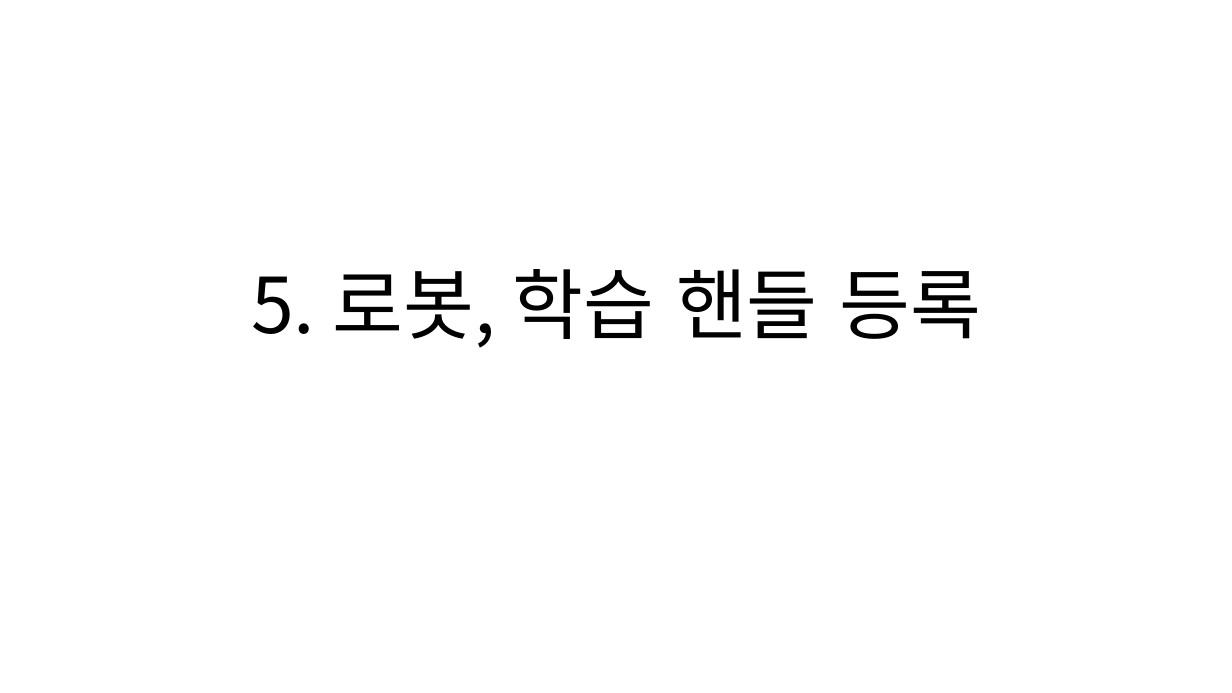
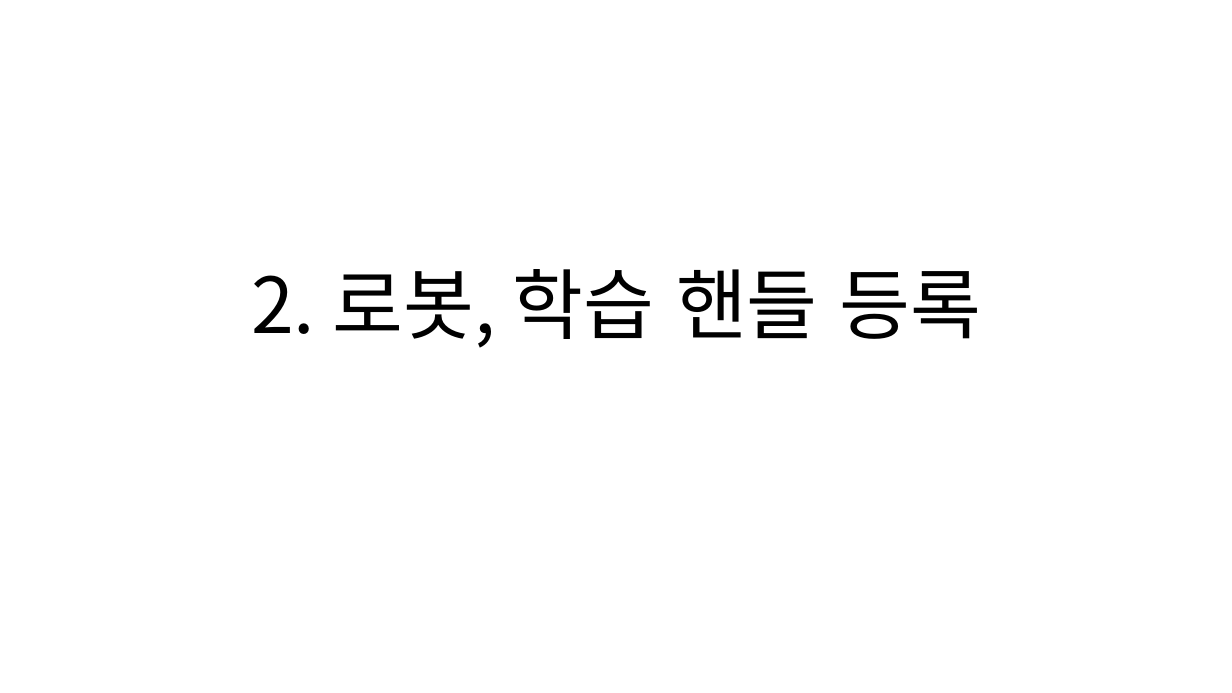
Before and after one commit to ehrud7654/Physical-AI-project, a slide deck: slide 6 of exec/04_시연시나리오.pptx (slide 21 before the commit). Drawn at 1232x693 pixels with LibreOffice and Linux fonts; fonts in the diff are those of the drawing. Boxes give left, top, right and bottom in pixels: in the first picture for what was removed or moved away, otherwise in the second. Text is boxed around its words. In the diff, an @@ line names an element or a change of style, - is before the commit and + after.

```diff
--- a/exec/04_시연시나리오.pptx
+++ b/exec/04_시연시나리오.pptx
@@ title at (251, 269, 981, 348): text changed @@
-5. 로봇, 학습 핸들 등록
+2. 로봇, 학습 핸들 등록
```
Also in this commit, not shown: 5 other slides changed, 5 other files.
